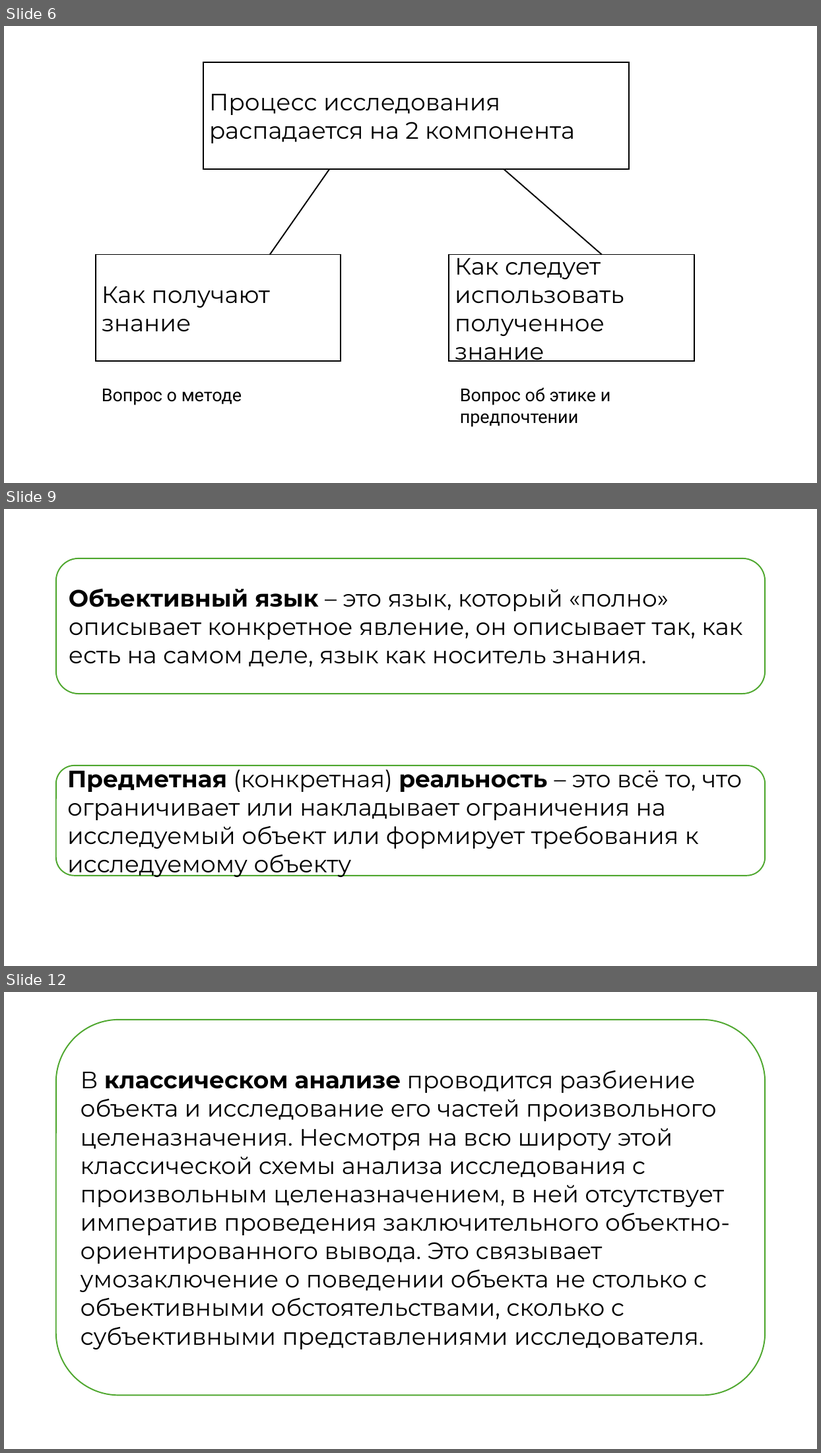
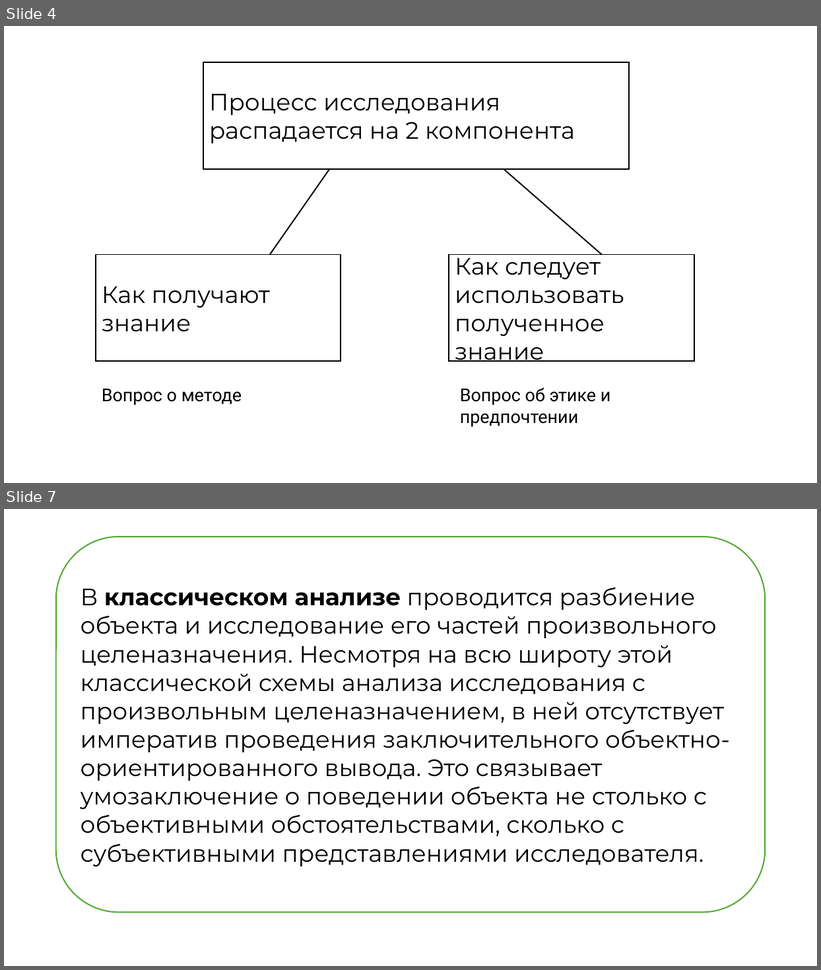
Before and after one commit to kuskas112/Labs, a slide deck: Основы системного анализа/lab1/lab1.pptx. Shown one above the other, each under a label of ours: slides 6, 9 and 12 before the commit, slides 4 and 7 after it; the slides between them are not shown. The pictures are 821x1453 and 821x970 pixels, drawn with LibreOffice and Linux fonts; fonts in the diff are those of the drawing. Boxes give left, top, right and bottom in pixels: in the first picture for what was removed or moved away, otherwise in the second. Text is boxed around its words. In the diff, an @@ line names an element or a change of style, - is before the commit and + after.

```diff
--- a/Основы системного анализа/lab1/lab1.pptx
+++ b/Основы системного анализа/lab1/lab1.pptx
@@ slide 9 removed at (4,509,817,966), background #FFFFFF @@
@@ rounded rectangle removed at (56,559,765,694) @@
-Объективный язык – это язык, который «полно» описывает конкретное явление, он описывает так, как есть на самом деле, язык как носитель знания.
@@ rounded rectangle removed at (56,766,765,876) @@
-Предметная (конкретная) реальность – это всё то, что ограничивает или накладывает ограничения на исследуемый объект или формирует требования к исследуемому объекту
@@ what was slide 6 is now slide 4 @@
@@ what was slide 12 is now slide 7 @@
```
Also in this commit, not shown: 5 slides changed, 1 slide added, 7 other slides removed.
